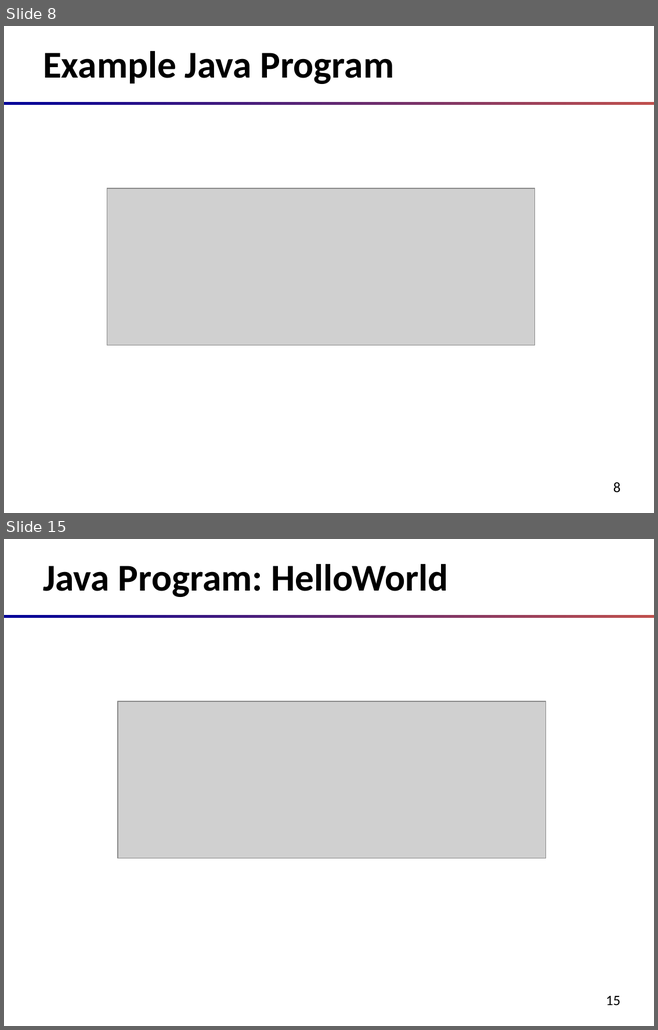
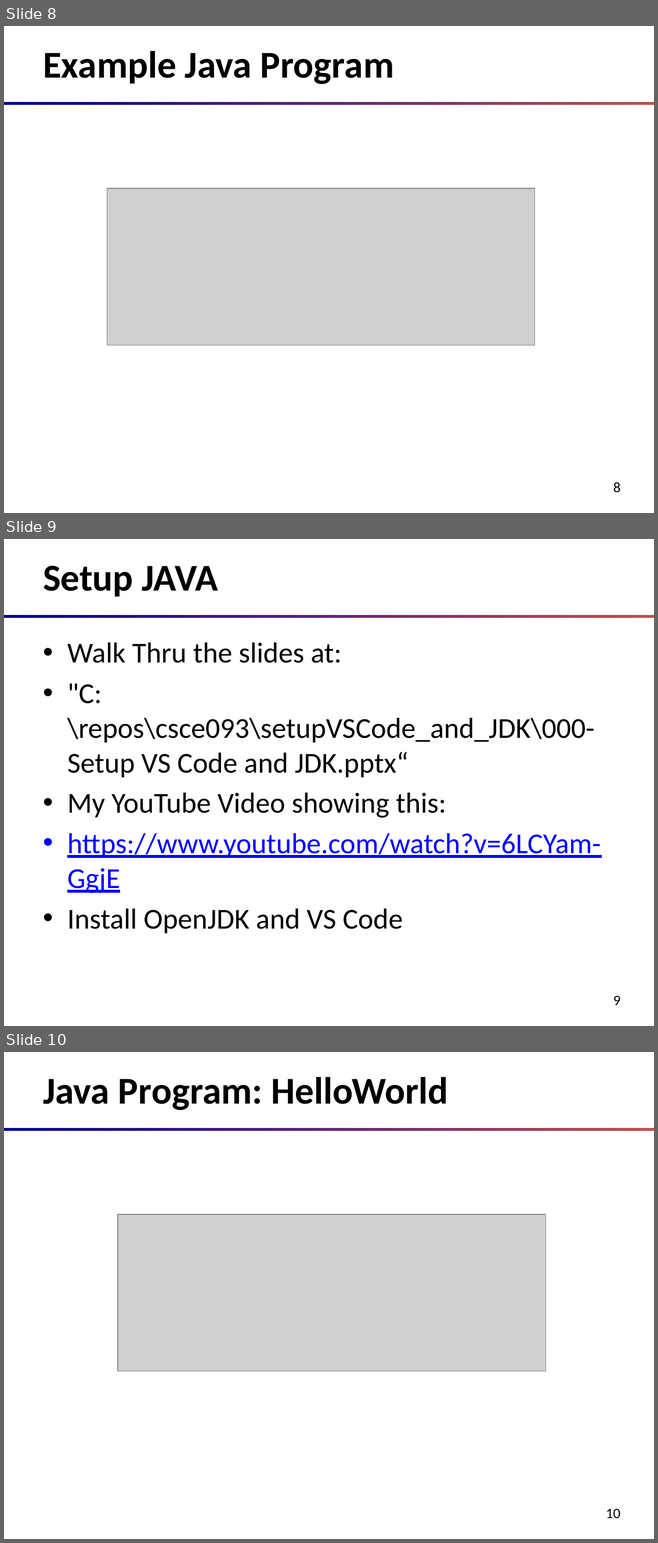
Before and after one commit to oxbot/battleship, a slide deck: slides/c01-Introduction.to.Java.pptx. Shown one above the other, each under a label of ours: slides 8 and 15 before the commit, slides 8, 9 and 10 after it; the slides between them are not shown. The pictures are 658x1030 and 658x1543 pixels, drawn with LibreOffice and Linux fonts; fonts in the diff are those of the drawing; grey boxes stand for pictures. Boxes give left, top, right and bottom in pixels: in the first picture for what was removed or moved away, otherwise in the second. Text is boxed around its words. In the diff, an @@ line names an element or a change of style, - is before the commit and + after.

```diff
--- a/slides/c01-Introduction.to.Java.pptx
+++ b/slides/c01-Introduction.to.Java.pptx
@@ slide 9 added at (4,539,654,1026), background #FFFFFF; not listed: 2 template elements that a slide beside it also shows @@
@@ title added at (43,566,218,597), 42 pt, text #000000, bold @@
+Setup JAVA
@@ text added at (67,642,601,933), 32 pt, text #000000 @@
+• Walk Thru the slides at:
+• "C:\repos\csce093\setupVSCode_and_JDK\000-Setup VS Code and JDK.pptx“
+• My YouTube Video showing this:
+• https://www.youtube.com/watch?v=6LCYam-GgjE
+• Install OpenJDK and VS Code
@@ what was slide 15 is now slide 10 @@
@@ page number at (605,1509,620,1518): text changed @@
-15
+10
```
Also in this commit, not shown: 6 slides removed, 2 other files.
